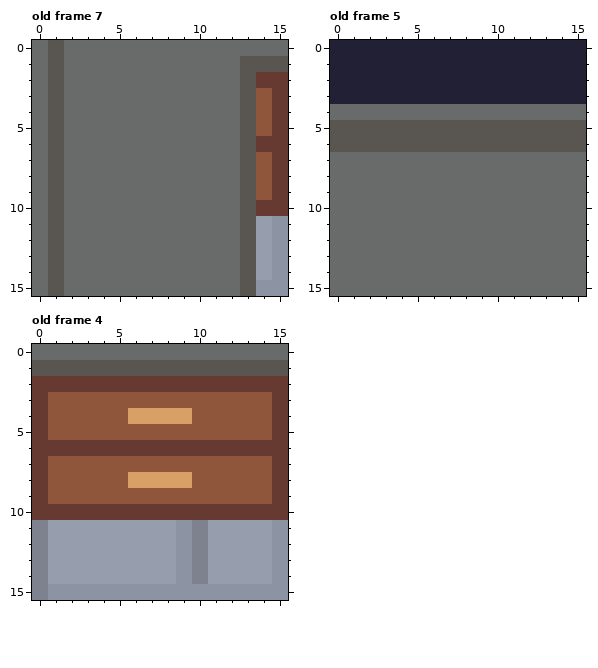
One commit to this pixel-art file: tilemap.aseprite. Above, as it was before the edit.
16x16 pixels, 9 frames. Shown: old frame 7, old frame 5, old frame 4. The commit also changed other frames, which this record leaves out.
Now the later version:
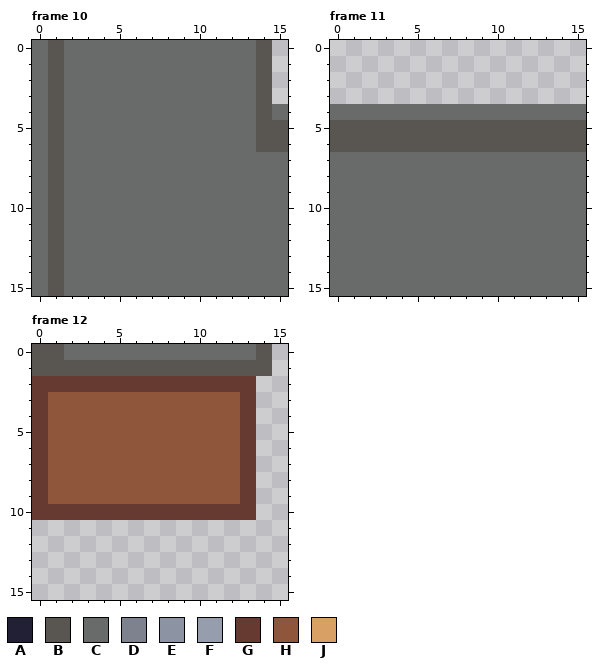
Palette (. is transparent): A #222034  B #595652  C #696a6a  D #7d828e  E #8c93a2  F #969ead  G #663931  H #8f563b  J #d9a066
A new or re-ordered frame is compared with the old frame closest to it.
From old to new:
frames 9 -> 12
layer "Floor" removed
Frame 10 is new; against old frame 7, layer "Tilemap 1":
y 0: x 14..15 CC -> B.
y 1: x 13 B -> C; x 15 B -> .
y 2: x 13..15 BGG -> CB.
y 3: x 13..15 BHG -> CB.
y 4: x 13..15 BHG -> CBC
y 5: x 13..15 BHG -> CBB
y 6: x 13..15 BGG -> CBB
y 7..9: x 13..15 BHG -> CCC
y 10: x 13..15 BGG -> CCC
y 11..14: x 13..15 BFE -> CCC
y 15: x 13..15 BEE -> CCC
Frame 11 is new; against old frame 5, layer "Tilemap 1":
y 0..3: x 0..15 AAAAAAAAAAAAAAAA -> ................
Frame 12 is new; against old frame 4:
y 0: x 0..1 CC -> BB; x 14..15 CC -> B.
y 1: x 15 B -> .
y 2: x 14..15 GG -> ..
y 3: x 13..15 HHG -> G..
y 4: x 6..9 JJJJ -> HHHH; x 13..15 HHG -> G..
y 5: x 13..15 HHG -> G..
y 6: x 1..12 GGGGGGGGGGGG -> HHHHHHHHHHHH; x 14..15 GG -> ..
y 7: x 13..15 HHG -> G..
y 8: x 6..9 JJJJ -> HHHH; x 13..15 HHG -> G..
y 9: x 13..15 HHG -> G..
y 10: x 14..15 GG -> ..
y 11..14: x 0..15 DFFFFFFFFEDFFFFE -> ................
y 15: x 0..15 DEEEEEEEEEEEEEEE -> ................
Pixel boxes of the changes (left, top, right, bottom) in both pictures:
changed: (240, 40, 288, 296)
erased: (330, 40, 586, 104)
changed: (32, 344, 288, 600)
